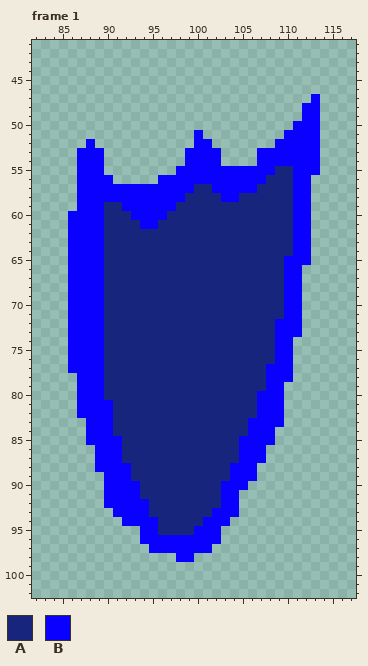
File history of a pixel-art file, Sprites/Player/shield.aseprite. Above, as it was before the edit.
128x128 pixels, 2 frames. Shown: frame 1: x 82..117, y 41..102. The commit also changed other frames, which this record leaves out.
Palette (. is transparent): A #17257d  B #0900ff
Pixels before, frame 1, first column x 86:
47 ...........................B
48 ..........................BB
49 ..........................BB
50 .........................BBB
51 ..............B.........BBBB
52 ..B...........BB.......BBBBB
53 .BBB.........BBBB....BBBBBBB
54 .BBB.........BBBB....BBBBBBB
55 .BBB........BBBBBBBBBBBAABBB
56 .BBBB.....BBBBBBBBBBBBAAABB.
57 .BBBBBBBBBBBBBAABBBBBAAAABB.
58 .BBBBBBBBBBBBAAAABBAAAAAABB.
59 .BBBAABBBBBBAAAAAAAAAAAAABB.
60 BBBBAAABBBBAAAAAAAAAAAAAABB.
61 BBBBAAAABBAAAAAAAAAAAAAAABB.
62 BBBBAAAAAAAAAAAAAAAAAAAAABB.
63 BBBBAAAAAAAAAAAAAAAAAAAAABB.
64 BBBBAAAAAAAAAAAAAAAAAAAAABB.
65 BBBBAAAAAAAAAAAAAAAAAAAABBB.
66 BBBBAAAAAAAAAAAAAAAAAAAABB..
67 BBBBAAAAAAAAAAAAAAAAAAAABB..
68 BBBBAAAAAAAAAAAAAAAAAAAABB..
69 BBBBAAAAAAAAAAAAAAAAAAAABB..
70 BBBBAAAAAAAAAAAAAAAAAAAABB..
71 BBBBAAAAAAAAAAAAAAAAAAAABB..
72 BBBBAAAAAAAAAAAAAAAAAAABBB..
73 BBBBAAAAAAAAAAAAAAAAAAABBB..
74 BBBBAAAAAAAAAAAAAAAAAAABB...
75 BBBBAAAAAAAAAAAAAAAAAAABB...
76 BBBBAAAAAAAAAAAAAAAAAAABB...
77 BBBBAAAAAAAAAAAAAAAAAABBB...
78 .BBBAAAAAAAAAAAAAAAAAABBB...
79 .BBBAAAAAAAAAAAAAAAAAABB....
80 .BBBAAAAAAAAAAAAAAAAABBB....
81 .BBBBAAAAAAAAAAAAAAAABBB....
82 .BBBBAAAAAAAAAAAAAAAABBB....
83 ..BBBAAAAAAAAAAAAAAABBBB....
84 ..BBBAAAAAAAAAAAAAAABBB.....
85 ..BBBBAAAAAAAAAAAAABBBB.....
86 ...BBBAAAAAAAAAAAAABBB......
87 ...BBBAAAAAAAAAAAAABBB......
88 ...BBBBAAAAAAAAAAABBB.......
89 ....BBBAAAAAAAAAAABBB.......
90 ....BBBBAAAAAAAAABBB........
91 ....BBBBAAAAAAAAABB.........
92 ....BBBBBAAAAAAAABB.........
93 .....BBBBAAAAAAABBB.........
94 ......BBBBAAAAABBB..........
95 ........BBAAAABBB...........
96 ........BBBBBBBBB...........
97 .........BBBBBBB............
98 ............BB..............
The result:
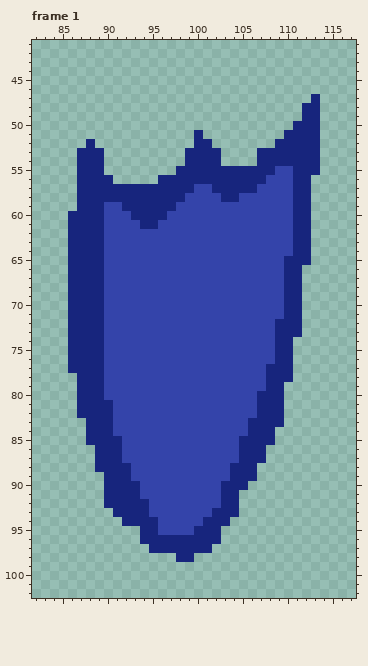
Difference:
colour A: #17257d -> #3444aa
colour B: #0900ff -> #17257d
